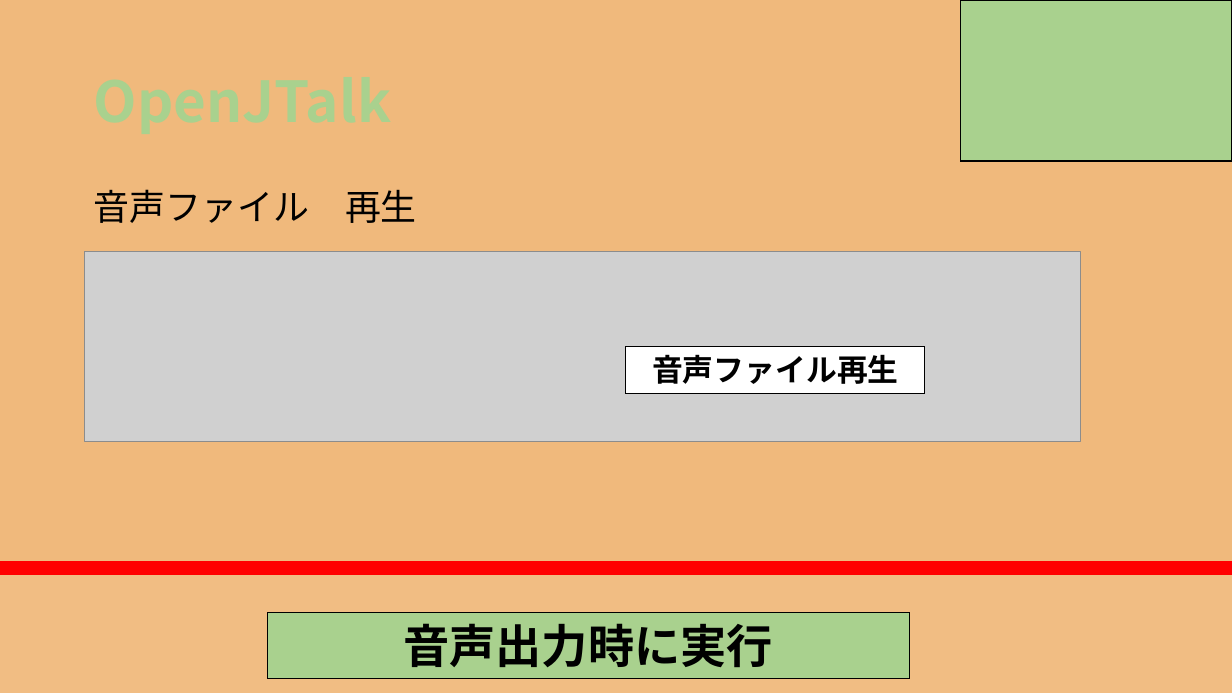
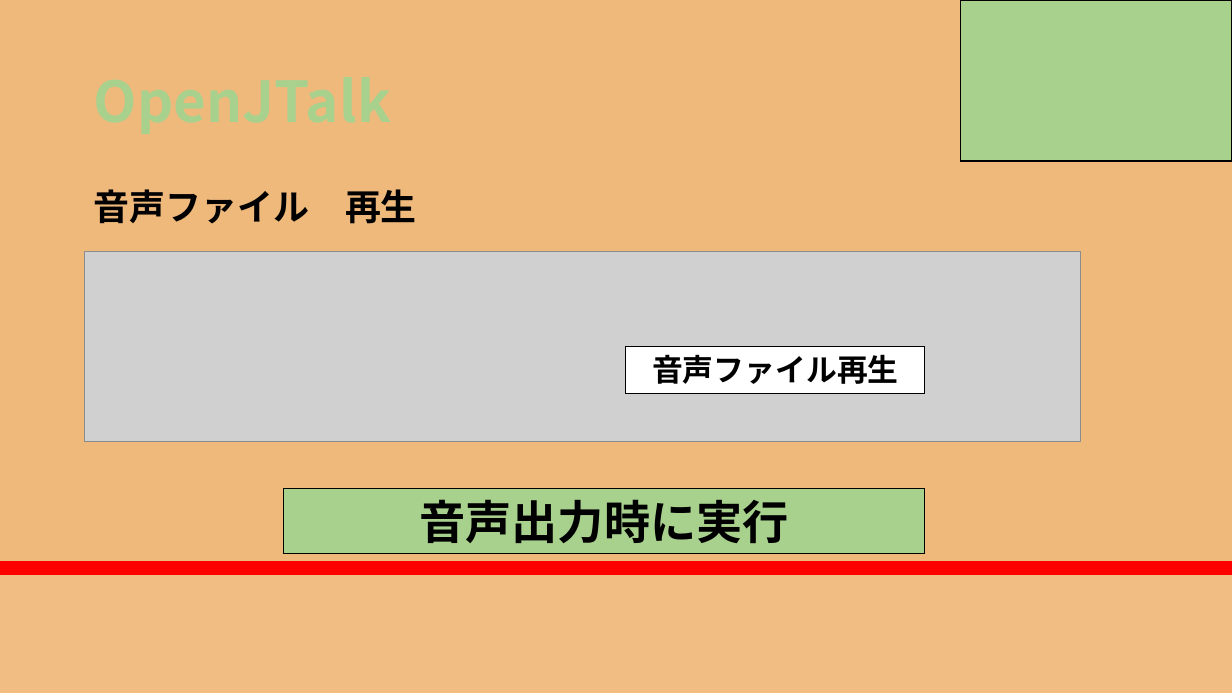
Before and after one commit to RikiishiSuzunosuke/AIspeaker_yosie, a slide deck: slide 26 of presentation/AIスピーカー開発_3_main.pptx. Drawn at 1232x693 pixels with LibreOffice and Linux fonts; fonts in the diff are those of the drawing; grey boxes stand for pictures. Boxes give left, top, right and bottom in pixels: in the first picture for what was removed or moved away, otherwise in the second. Text is boxed around its words. In the diff, an @@ line names an element or a change of style, - is before the commit and + after.

```diff
--- a/presentation/AIスピーカー開発_3_main.pptx
+++ b/presentation/AIスピーカー開発_3_main.pptx
@@ text "音声ファイル 再生" at (x1=94, y1=189, x2=417, y2=224): bold on @@
@@ rectangle "音声出力時に実行" moved from (x1=267, y1=613, x2=909, y2=678) to (x1=283, y1=489, x2=925, y2=555) @@
```
Also in this commit, not shown: 10 other slides changed.
